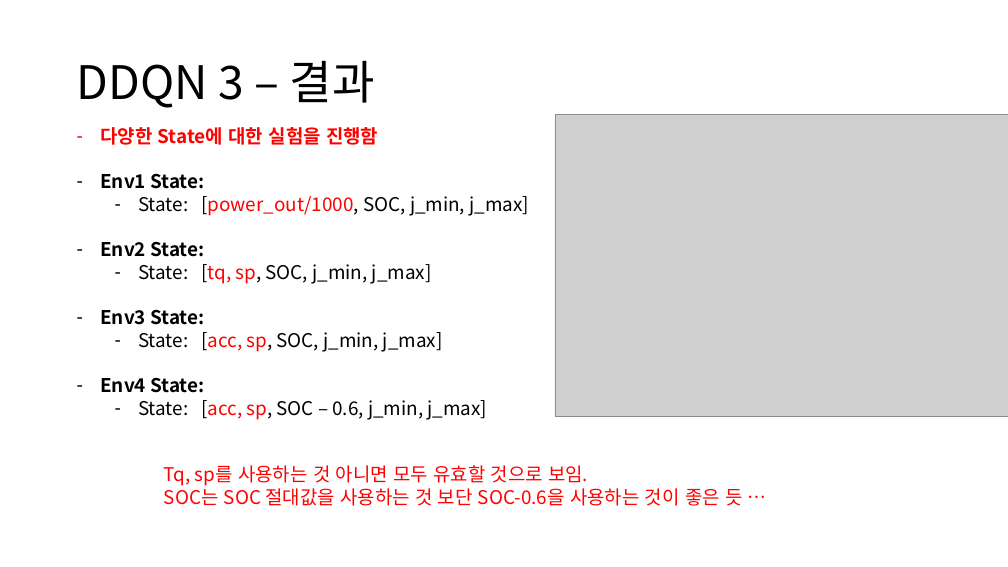
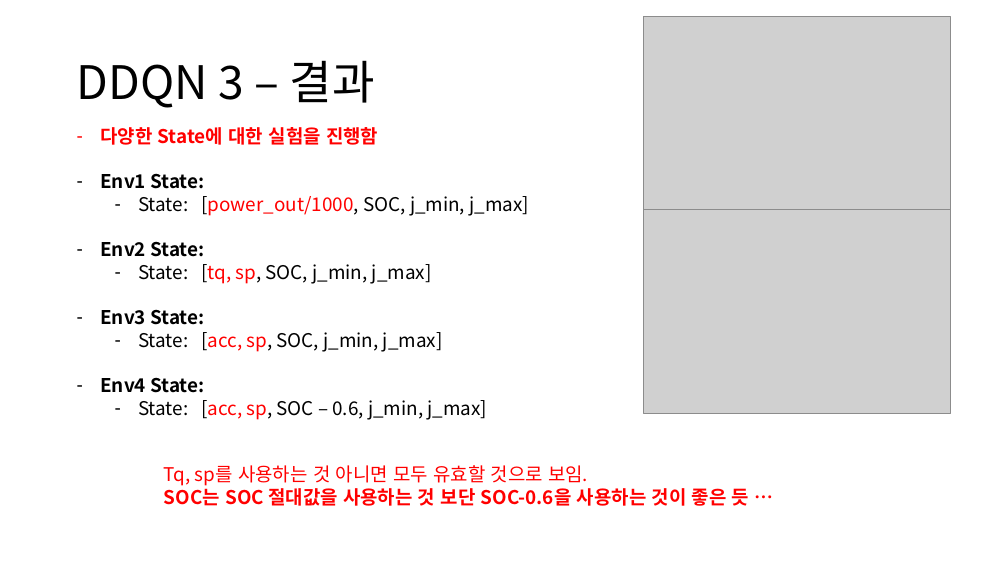
Before and after one commit to zidane89/experiment, a slide deck: slide 7 of 실험정리.pptx. Drawn at 1008x567 pixels with LibreOffice and Linux fonts; fonts in the diff are those of the drawing; grey boxes stand for pictures. Boxes give left, top, right and bottom in pixels: in the first picture for what was removed or moved away, otherwise in the second. Text is boxed around its words. In the diff, an @@ line names an element or a change of style, - is before the commit and + after.

```diff
--- a/실험정리.pptx
+++ b/실험정리.pptx
@@ picture: place and size @@
-picture at (555,115,1008,417)
+picture at (644,17,951,221)
@@ picture added at (644,209,951,414) @@
@@ text at (164,484,749,506): bold on in "SOC는 SOC 절대값을 사용하는 것 보단 SOC-0.6을 ..." @@
```
Also in this commit, not shown: 1 other slide changed.
